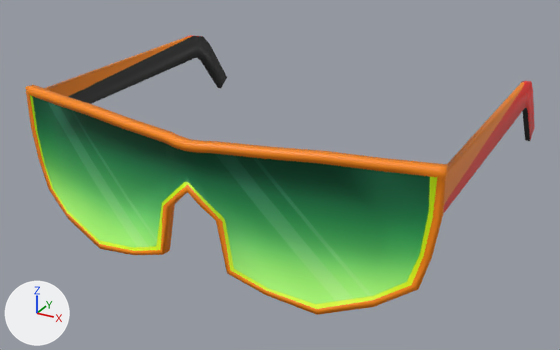
One commit to the FBX model Assets/Models/Items/AimingGlasses.fbx: the scene before it, then after it.
Rendered twice from a 50 mm lens placed at (0.352, -0.659, 0.289), pointed at (-0.005, -0.009, -0.036). The lights are fixed; the arrows at lower left show +X, +Y and +Z.
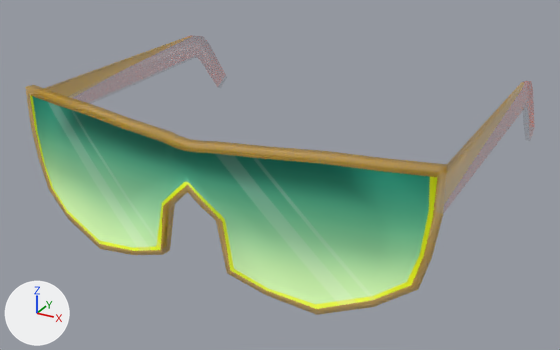
What differs and where, as boxes [x1, y1, x2, y2] in the pictures (560 x 350 px):
'Cube', surface changed: [25, 35, 535, 315] in both

The change, as a list of edits to the scene's bpy script:
```text
Change img_aimingglassestexture_png:
    img_aimingglassestexture_png: load_image('AimingGlassesTexture.png', '../../Materials/Textures/AimingGlassesTexture.png', 1024, 1024, 'sRGB') -> load_image('AimingGlassesTexture.png', '../../Materials/Textures/AimingGlassesTexture.png', 1024, 1024, 'Non-Color')
Change mat_glasses_rim_material:
    add n3 = _N.new('ShaderNodeTexImage'); n3.name = 'Image Texture.001'
    add n3.image = img_aimingglassestexture_png
    add n4 = _N.new('ShaderNodeTexImage'); n4.name = 'Image Texture.002'
    add n4.image = img_aimingglassestexture_png
    where n0 = _N.new('ShaderNodeBsdfPrincipled'); n0.name = 'Principled BSDF'
    add _L.new(n3.outputs[0], n0.inputs[18])  # 'Color' to 'Transmission Weight'
    add _L.new(n4.outputs[0], n0.inputs[4])  # 'Color' to 'Alpha'
```
